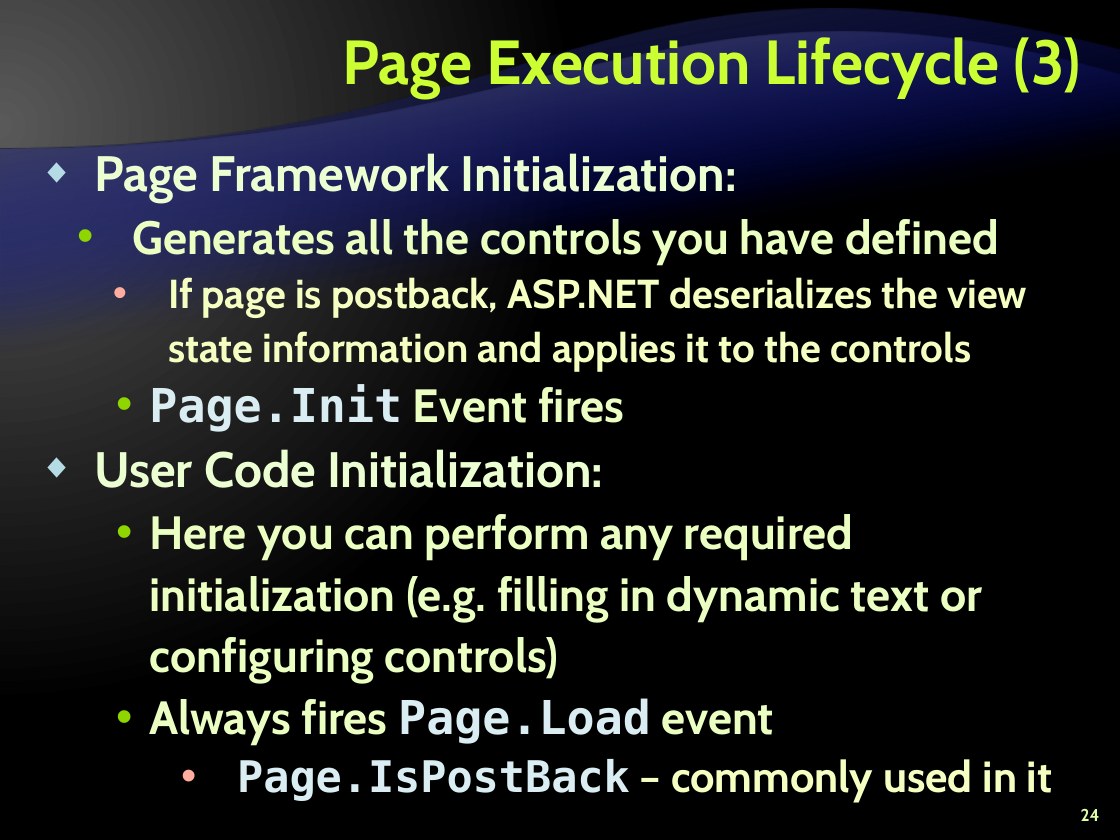
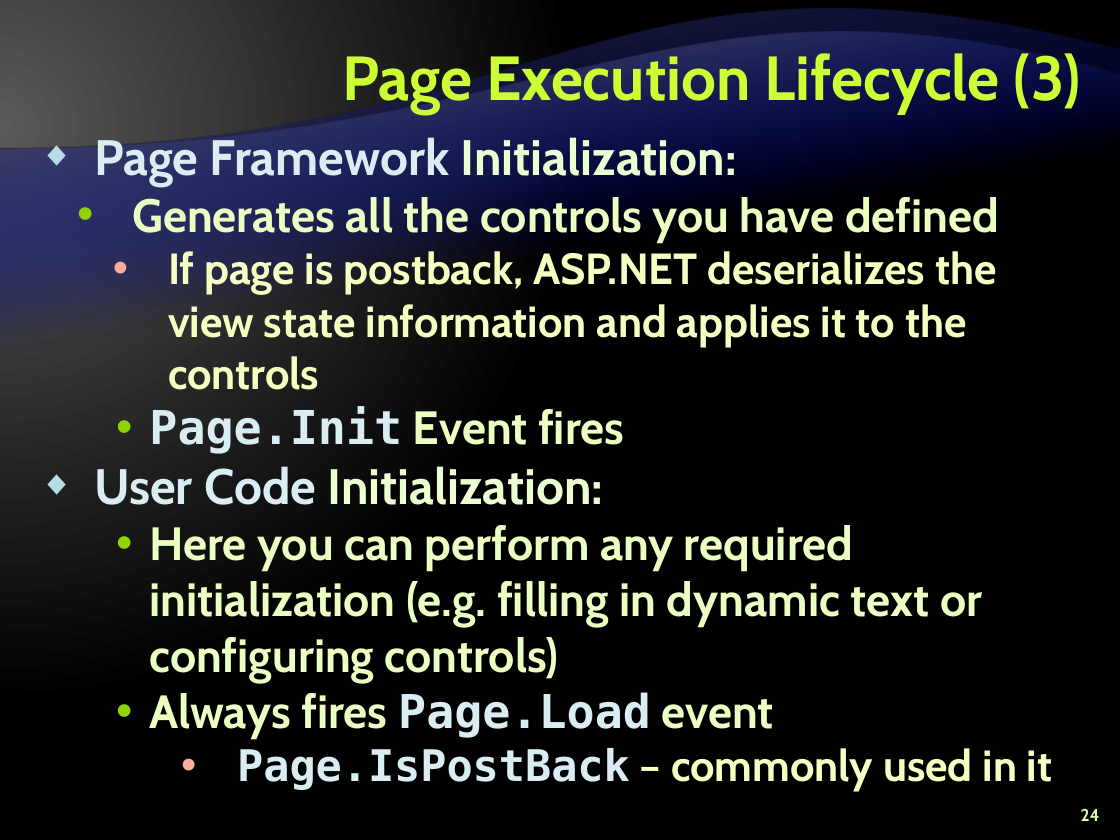
Before and after one commit to Graveheart/aspnetcourse, a slide deck: slide 24 of 2010/lectures/10. ASP.NET-State-Management.pptx. Drawn at 1120x840 pixels with LibreOffice and Linux fonts; fonts in the diff are those of the drawing; background and template pictures are left out. Boxes give left, top, right and bottom in pixels: in the first picture for what was removed or moved away, otherwise in the second. Text is boxed around its words. In the diff, an @@ line names an element or a change of style, - is before the commit and + after.

```diff
--- a/2010/lectures/10. ASP.NET-State-Management.pptx
+++ b/2010/lectures/10. ASP.NET-State-Management.pptx
@@ title "Page Execution Lifecycle (3)": place and size @@
-title "Page Execution Lifecycle (3)" at [342, 31, 1081, 98]
+title "Page Execution Lifecycle (3)" at [342, 47, 1081, 114]
@@ text "Page Framework Initialization:": place and size @@
-text "Page Framework Initialization:" at [94, 153, 1052, 803]
+text "Page Framework Initialization:" at [94, 133, 1052, 792]
@@ text "Page Framework Initialization:" at [94, 133, 1052, 792]: text colour #EBFFD2 to #DAEDF2 in "Page Framework", "User Code"; size 26 to 28 pt in "If page is postback, ASP.NET deserializes the ..."; line spacing 1.1 to 1 @@
```
Also in this commit, not shown: 10 other slides changed, 1 other file.
